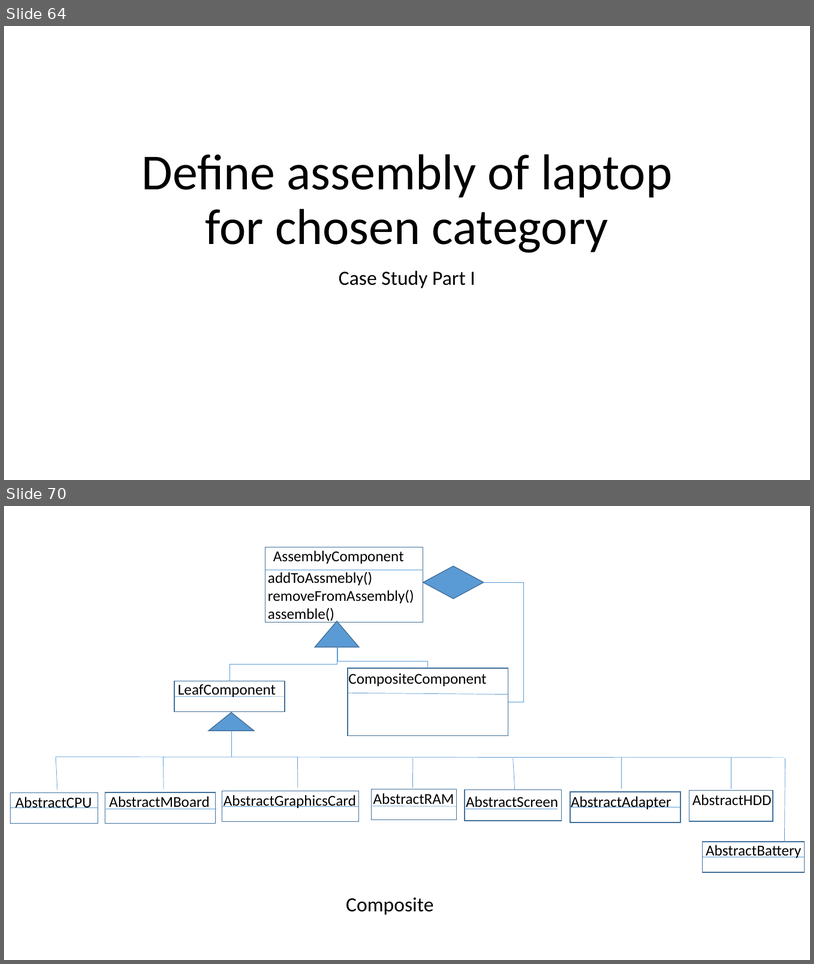
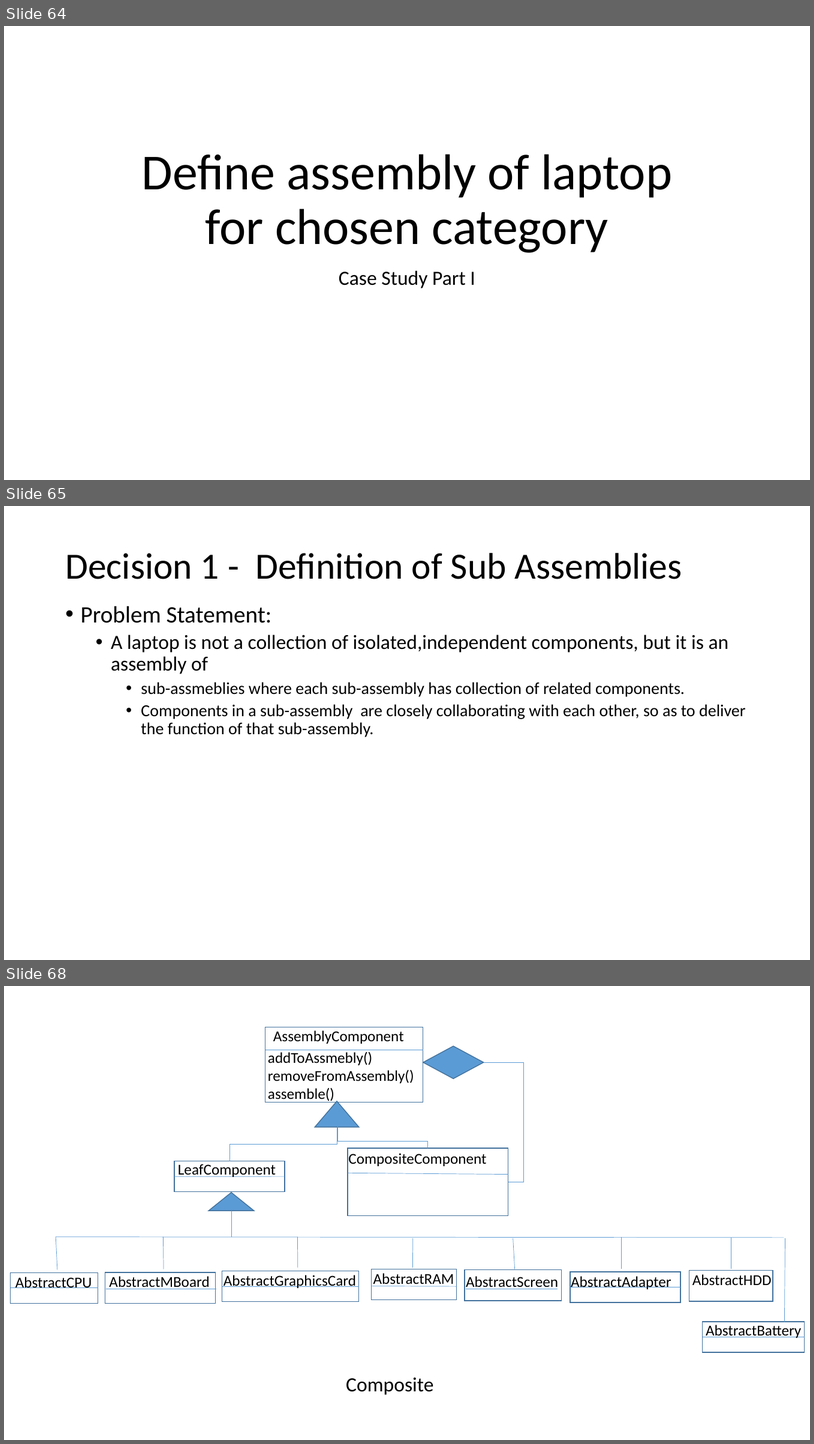
Before and after one commit to kulkarnm/LaptopCustomizationV2, a slide deck: Design Patterns2.pptx. Shown one above the other, each under a label of ours: slides 64 and 70 before the commit, slides 64, 65 and 68 after it; the slides between them are not shown. The pictures are 814x964 and 814x1444 pixels, drawn with LibreOffice and Linux fonts; fonts in the diff are those of the drawing. Boxes give left, top, right and bottom in pixels: in the first picture for what was removed or moved away, otherwise in the second. Text is boxed around its words. In the diff, an @@ line names an element or a change of style, - is before the commit and + after.

```diff
--- a/Design Patterns2.pptx
+++ b/Design Patterns2.pptx
@@ slide 65 added at [4, 506, 810, 960], background #FFFFFF @@
@@ title added at [65, 553, 683, 579], 44 pt, text #000000 @@
+Decision 1 - Definition of Sub Assemblies
@@ text added at [81, 606, 746, 737], 20 pt, text #000000 @@
+• Problem Statement:
+  • A laptop is not a collection of isolated,independent components, but it is an assembly of
+    • sub-assmeblies where each sub-assembly has collection of related components.
+    • Components in a sub-assembly are closely collaborating with each other, so as to deliver the function of that sub-assembly.
@@ what was slide 70 is now slide 68 @@
```
Also in this commit, not shown: 10 slides changed, 1 other slide added.
